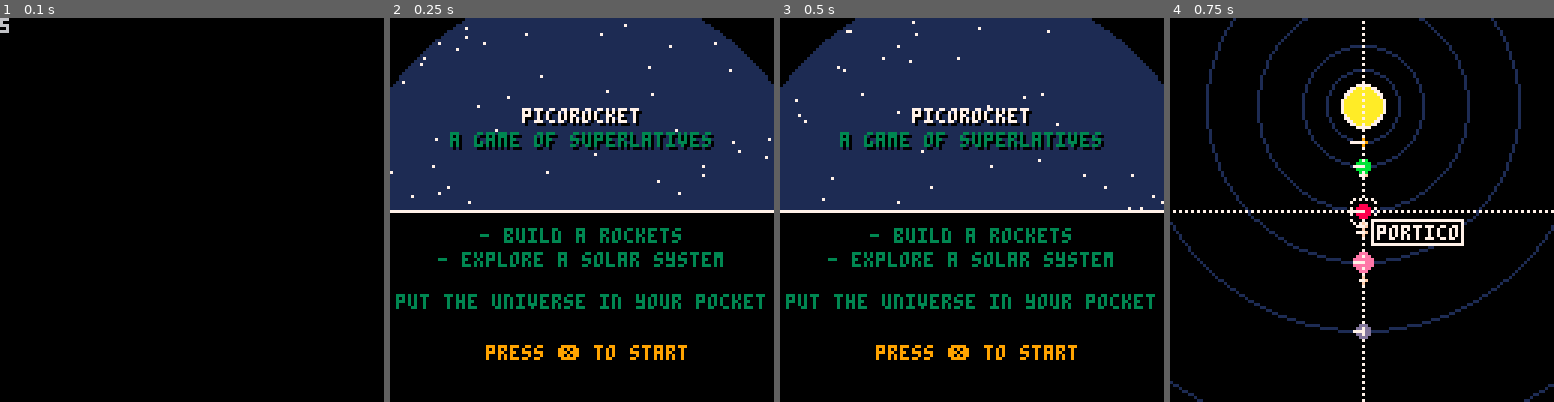
Above: before the commit, frames 1-4 (left to right).
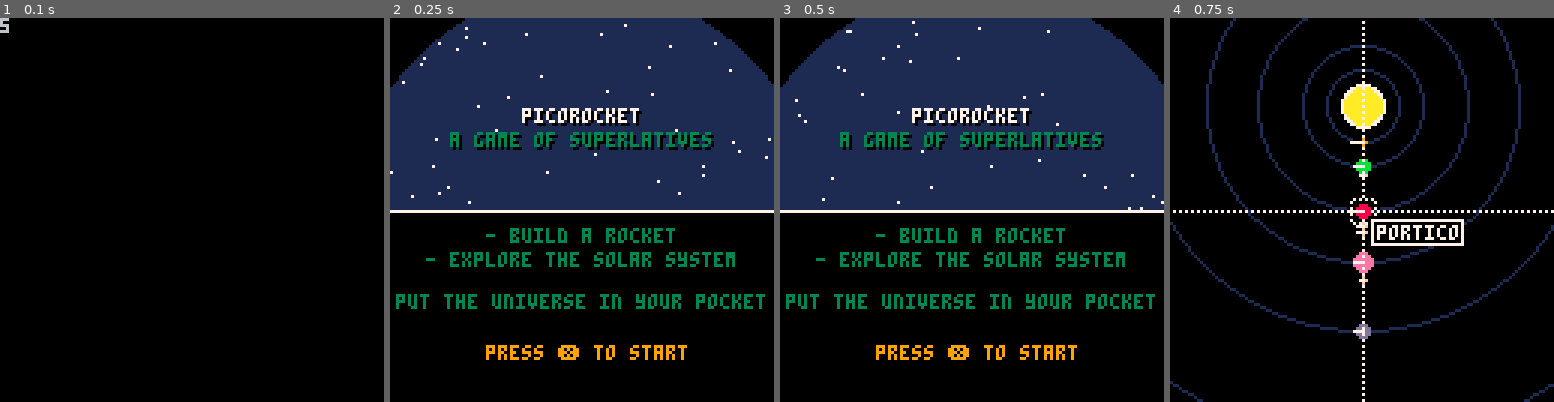
Above: after the commit, the same moments.

Repository: bigbozo/pico-rocket
Game: PICO-8 cartridge rocket.p8
Same seed, same stepped clock (60 frames per second), same inputs: the game is played once before the commit and once after it.
Inputs:
- Up to frame 1 (0.1 s): no input
- Up to frame 2 (0.25 s): no input
- Up to frame 3 (0.5 s): no input
- Up to frame 4 (0.75 s): tap O (Z key) at 0.7 s

Frame 1 is identical in both runs. In frame 2, 1.8% of the frame differs, in the area x 9-90%, y 54-65%; in frame 3, 1.8%; in frame 4, nothing differs.

Commit message:
Text edits on Start Screen

Diff:
--- a/scenes/start.lua
+++ b/scenes/start.lua
@@ -25,8 +25,8 @@
     printc("a game of superlatives",38,3)
     line(0,64,127,64,7 )
     -- bullets
-    printc("- build a rockets",70,3)
-    printc("- explore a solar system",78,3)
+    printc("- build a rocket",70,3)
+    printc("- explore the solar system",78,3)
     printc("put the universe in your pocket",92,3)
     -- instructions
     printc("press ❎ to start",109,9)
